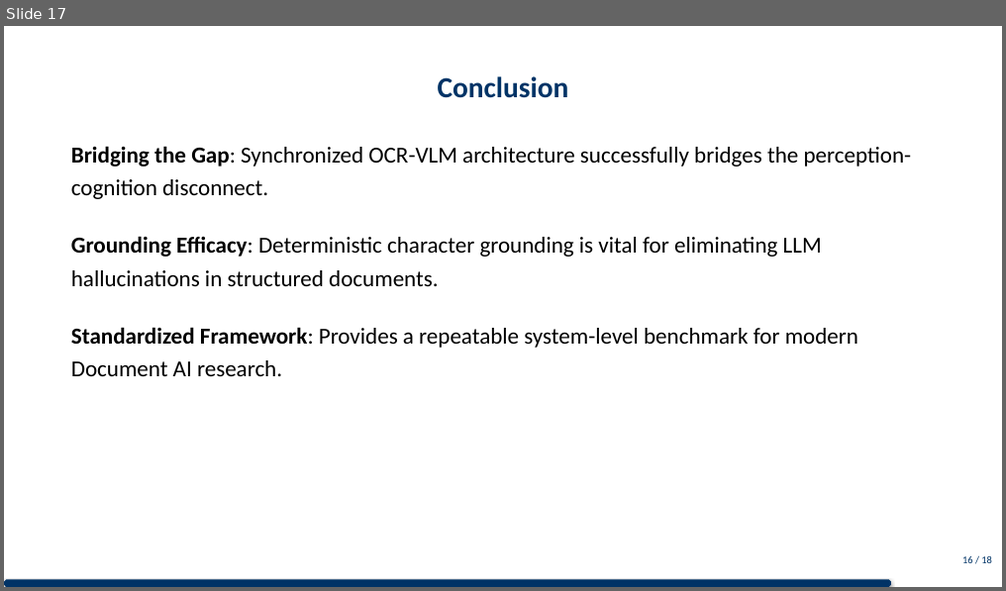
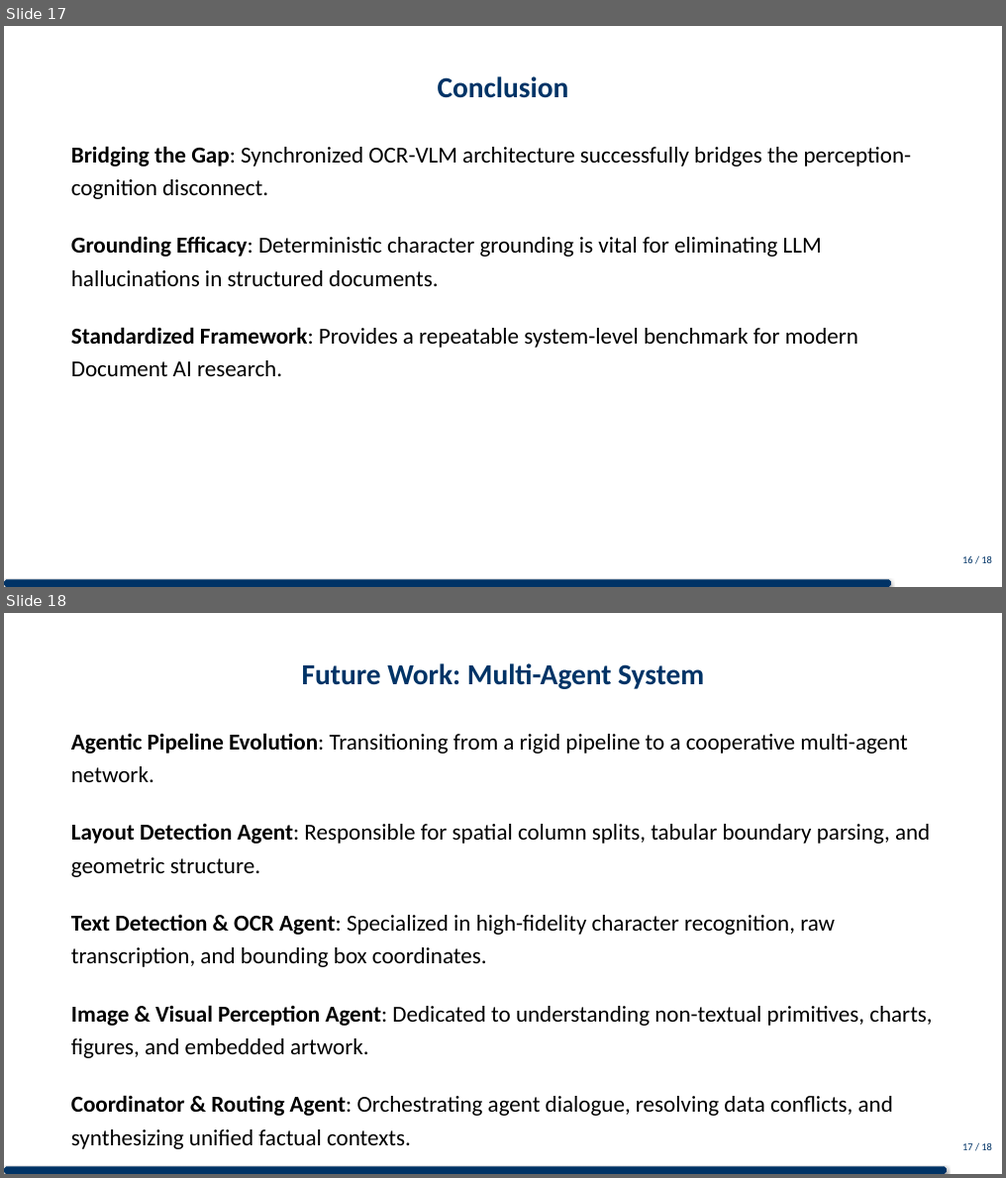
Before and after one commit to DESMOND135/DOCVQA-RAG-PERCEPTION-BENCHMARK, a slide deck: THESIS/presentation/presentation.pptx. Shown one above the other, each under a label of ours: slide 17 before the commit, slides 17 and 18 after it. The pictures are 1006x591 and 1006x1178 pixels, drawn with LibreOffice and Linux fonts; fonts in the diff are those of the drawing. Boxes give left, top, right and bottom in pixels: in the first picture for what was removed or moved away, otherwise in the second. Text is boxed around its words. In the diff, an @@ line names an element or a change of style, - is before the commit and + after.

Commit message:
docs(presentation): update evaluation metrics variables definition and add agentic system future work

```diff
--- a/THESIS/presentation/presentation.pptx
+++ b/THESIS/presentation/presentation.pptx
@@ slide 18 added at (x1=4, y1=613, x2=1002, y2=1174), background #FFFFFF @@
@@ title added at (x1=302, y1=663, x2=704, y2=689), 28 pt, text #003366, bold @@
+Future Work: Multi-Agent System
@@ text added at (x1=71, y1=733, x2=932, y2=1116), 22 pt, text #000000 @@
+Agentic Pipeline Evolution: Transitioning from a rigid pipeline to a cooperative multi-agent network.
+Layout Detection Agent: Responsible for spatial column splits, tabular boundary parsing, and geometric structure.
+Text Detection & OCR Agent: Specialized in high-fidelity character recognition, raw transcription, and bounding box coordinates.
+Image & Visual Perception Agent: Dedicated to understanding non-textual primitives, charts, figures, and embedded artwork.
+Coordinator & Routing Agent: Orchestrating agent dialogue, resolving data conflicts, and synthesizing unified factual contexts.
@@ text added at (x1=962, y1=1144, x2=992, y2=1151), 10 pt, text #003366 @@
+17 / 18
@@ octagon added at (x1=4, y1=1167, x2=946, y2=1174), fill #003366 @@
```
Also in this commit, not shown: 1 slide changed, 1 slide removed, 4 other files.
